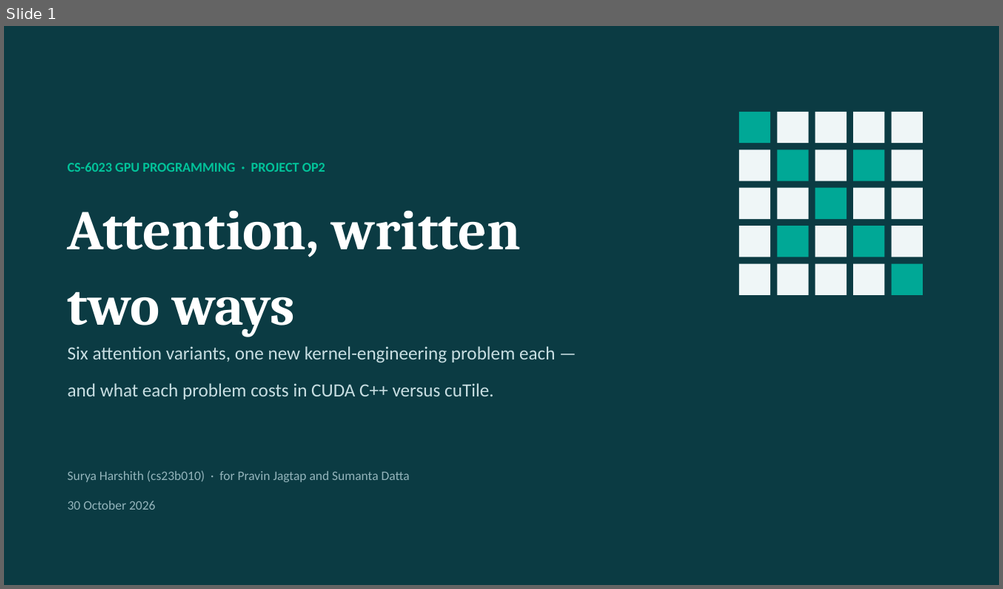
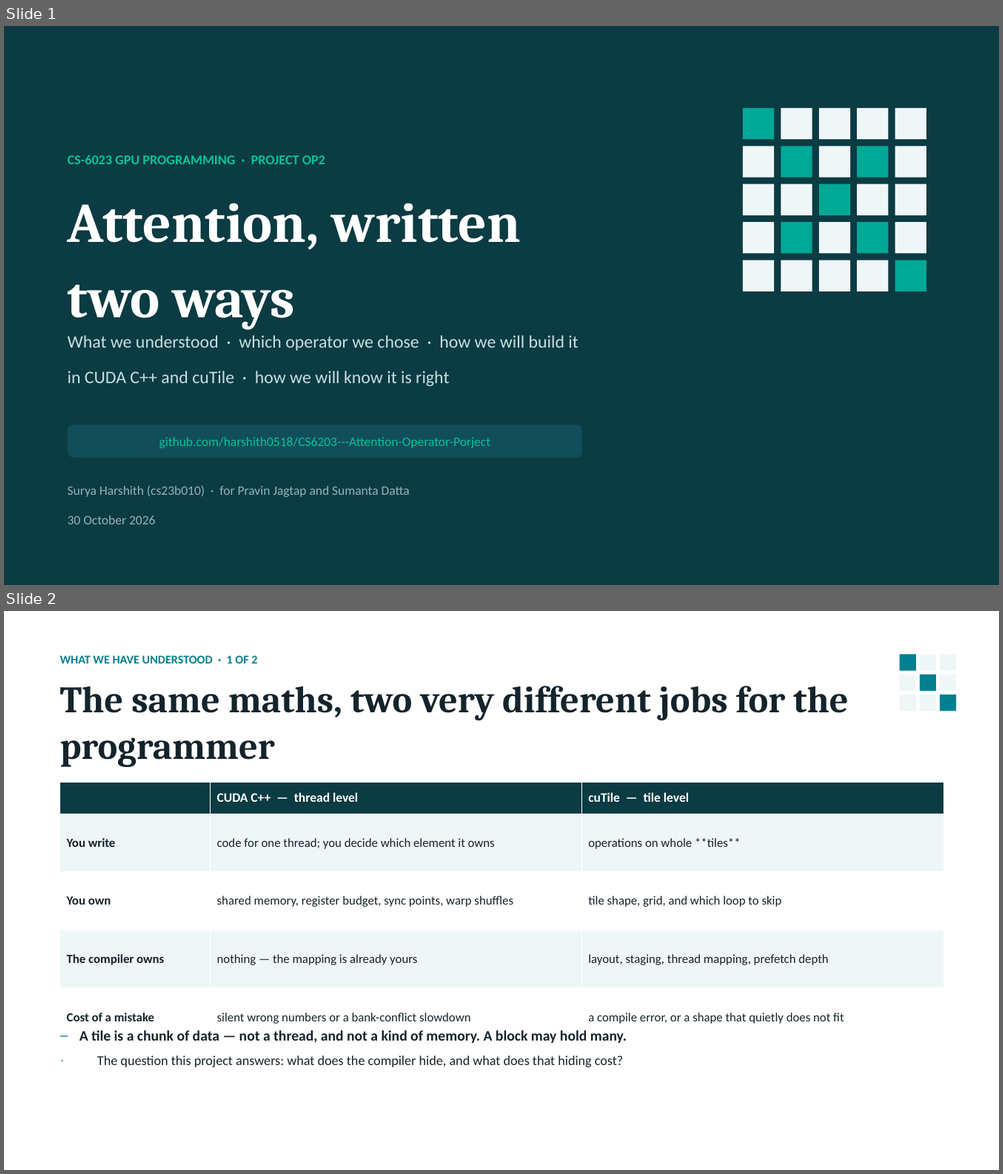
Before and after one commit to harshith0518/CS6203---Attention-Operator-Porject, a slide deck: docs/op2-attention-slides.pptx. Shown one above the other, each under a label of ours: slide 1 before the commit, slides 1 and 2 after it. The pictures are 1003x589 and 1003x1174 pixels, drawn with LibreOffice and Linux fonts; fonts in the diff are those of the drawing. Boxes give left, top, right and bottom in pixels: in the first picture for what was removed or moved away, otherwise in the second. Text is boxed around its words. In the diff, an @@ line names an element or a change of style, - is before the commit and + after.

```diff
--- a/docs/op2-attention-slides.pptx
+++ b/docs/op2-attention-slides.pptx
@@ slide 2 added at <box>4,611,999,1170</box>, background #FFFFFF @@
@@ rectangle added at <box>899,654,916,671</box>, fill #028090 @@
@@ rectangle added at <box>919,654,936,671</box>, fill #EFF6F7 @@
@@ rectangle added at <box>939,654,956,671</box>, fill #EFF6F7 @@
@@ text added at <box>60,655,257,664</box>, 11.5 pt, text #028090, bold @@
+WHAT WE HAVE UNDERSTOOD · 1 OF 2
@@ rectangle added at <box>899,675,916,691</box>, fill #EFF6F7 @@
@@ rectangle added at <box>919,675,936,691</box>, fill #028090 @@
@@ rectangle added at <box>939,675,956,691</box>, fill #EFF6F7 @@
@@ text added at <box>60,686,848,767</box>, 36 pt, text #14242C, bold @@
+The same maths, two very different jobs for the programmer
@@ rectangle added at <box>899,695,916,711</box>, fill #EFF6F7 @@
@@ rectangle added at <box>919,695,936,711</box>, fill #EFF6F7 @@
@@ rectangle added at <box>939,695,956,711</box>, fill #028090 @@
@@ table added at <box>60,783,944,1047</box>, 5 rows, 3 columns @@
+ | CUDA C++ — thread level | cuTile — tile level
+You write | code for one thread; you decide which element it owns | operations on whole **tiles**
+You own | shared memory, register budget, sync points, warp shuffles | tile shape, grid, and which loop to skip
+The compiler owns | nothing — the mapping is already yours | layout, staging, thread mapping, prefetch depth
+Cost of a mistake | silent wrong numbers or a bank-conflict slowdown | a compile error, or a shape that quietly does not fit
@@ text added at <box>79,1031,626,1068</box>, 13 pt, text #14242C @@
+– A tile is a chunk of data — not a thread, and not a kind of memory. A block may hold many.
+· The question this project answers: what does the compiler hide, and what does that hiding cost?
@@ slide 1 changed as well @@
@@ text "CS-6023 GPU PROGRAMMING · PROJECT ...": place and size @@
-text "CS-6023 GPU PROGRAMMING · PROJECT ..." at <box>68,162,325,172</box>
+text "CS-6023 GPU PROGRAMMING · PROJECT ..." at <box>68,155,325,164</box>
@@ text "Attention, written": place and size @@
-text "Attention, written" at <box>68,210,521,337</box>
+text "Attention, written" at <box>68,203,521,329</box>
@@ 25 rectangles: place and size @@
-25 rectangles at <box>739,112,922,295</box>
+25 rectangles at <box>743,108,926,292</box>
@@ text at <box>68,335,578,386</box>: text changed; size 18 to 17 pt @@
-Six attention variants, one new kernel-engineering problem each —
-and what each problem costs in CUDA C++ versus cuTile.
+What we understood · which operator we chose · how we will build it
+in CUDA C++ and cuTile · how we will know it is right
@@ rounded rectangle added at <box>68,425,582,458</box>, fill #124E59, 12.5 pt, text #02C39A @@
+github.com/harshith0518/CS6203---Attention-Operator-Porject
@@ text "Surya Harshith (cs23b010) · for ...": place and size @@
-text "Surya Harshith (cs23b010) · for ..." at <box>68,471,410,510</box>
+text "Surya Harshith (cs23b010) · for ..." at <box>68,486,410,525</box>
```
Also in this commit, not shown: 1 other slide changed, 7 other slides added, 10 slides removed, 1 other file.
